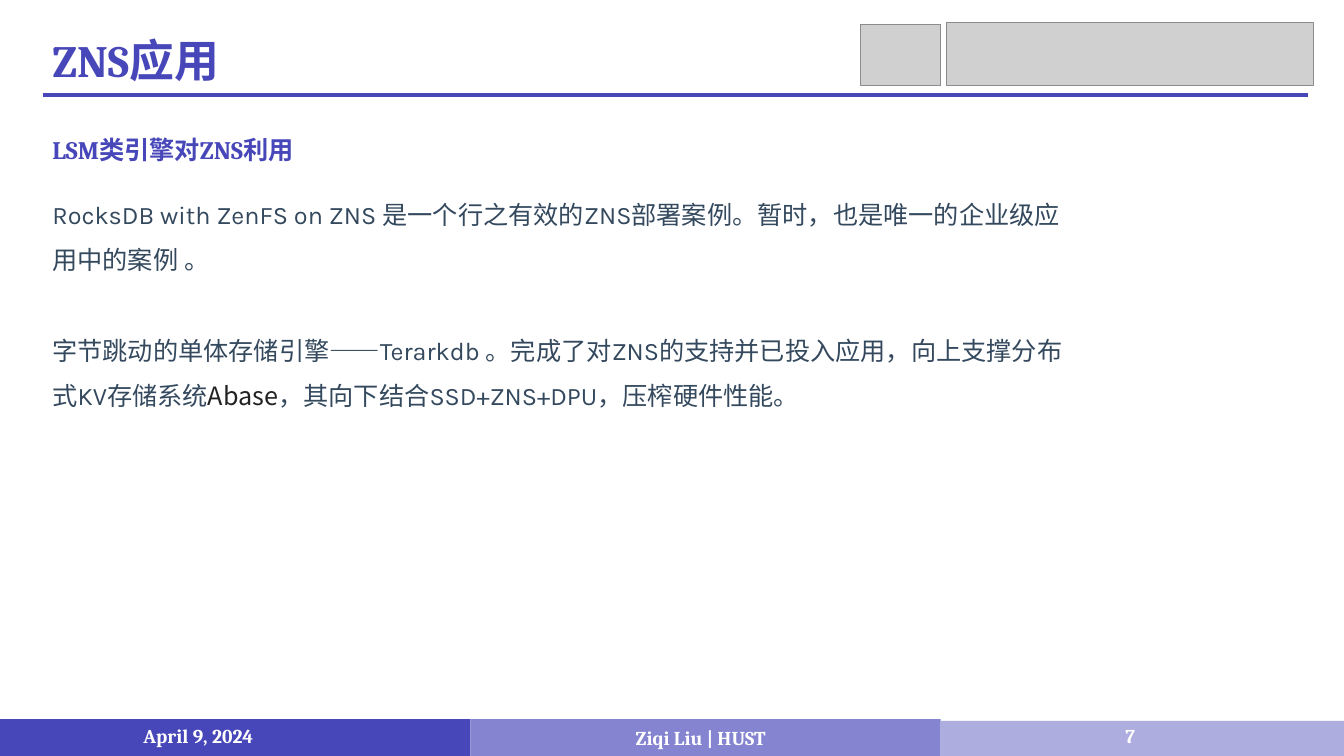
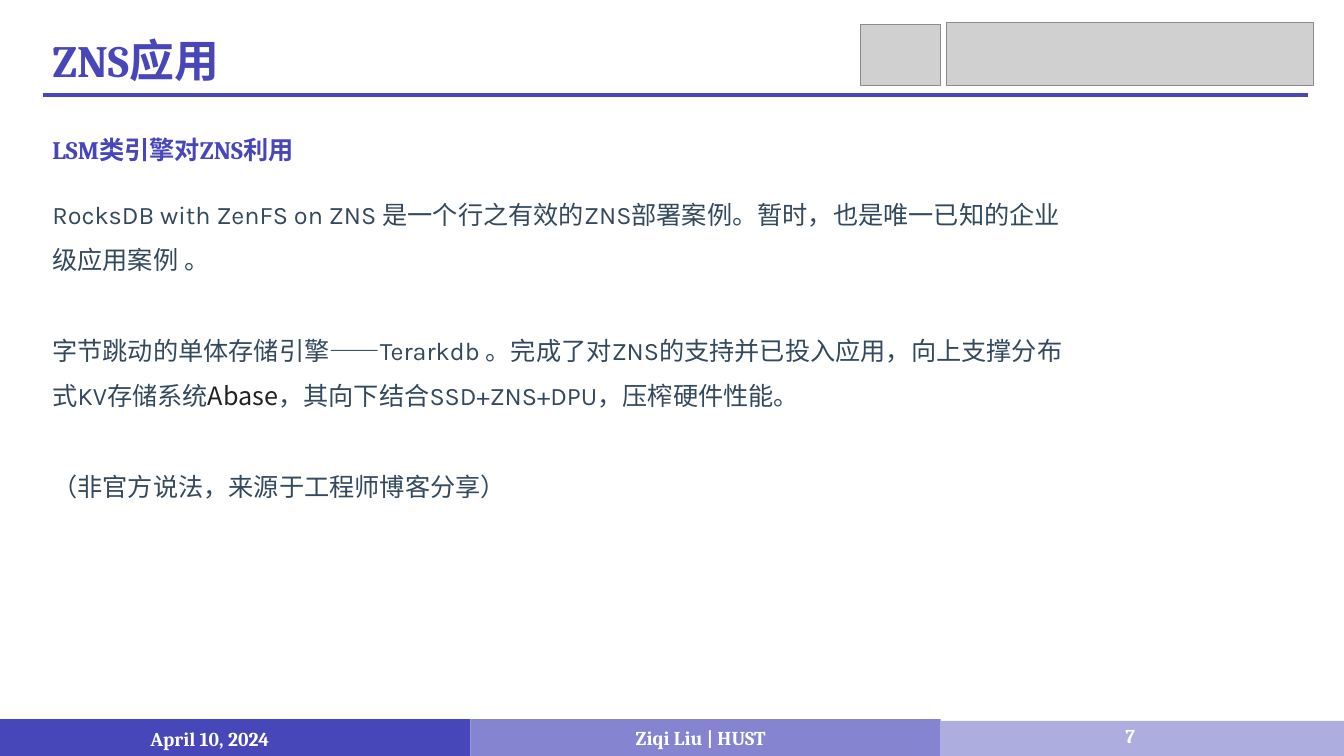
Before and after one commit to LiuziqiOvO/md, a slide deck: slide 7 of Paper/报告/6_4-10汇报.pptx. Drawn at 1344x756 pixels with LibreOffice and Linux fonts; fonts in the diff are those of the drawing; grey boxes stand for pictures; background and template pictures are left out. Boxes give left, top, right and bottom in pixels: in the first picture for what was removed or moved away, otherwise in the second. Text is boxed around its words. In the diff, an @@ line names an element or a change of style, - is before the commit and + after.

```diff
--- a/Paper/报告/6_4-10汇报.pptx
+++ b/Paper/报告/6_4-10汇报.pptx
@@ text at (52, 203, 1060, 271): text changed @@
-RocksDB with ZenFS on ZNS 是一个行之有效的ZNS部署案例。暂时，也是唯一的企业级应用中的案例 。
+RocksDB with ZenFS on ZNS 是一个行之有效的ZNS部署案例。暂时，也是唯一已知的企业级应用案例 。
@@ text at (52, 474, 506, 499): paragraph added @@
+（非官方说法，来源于工程师博客分享）
@@ text at (150, 732, 269, 750): text changed @@
-April 9, 2024
+April 10, 2024
```
Also in this commit, not shown: 14 other slides changed.
